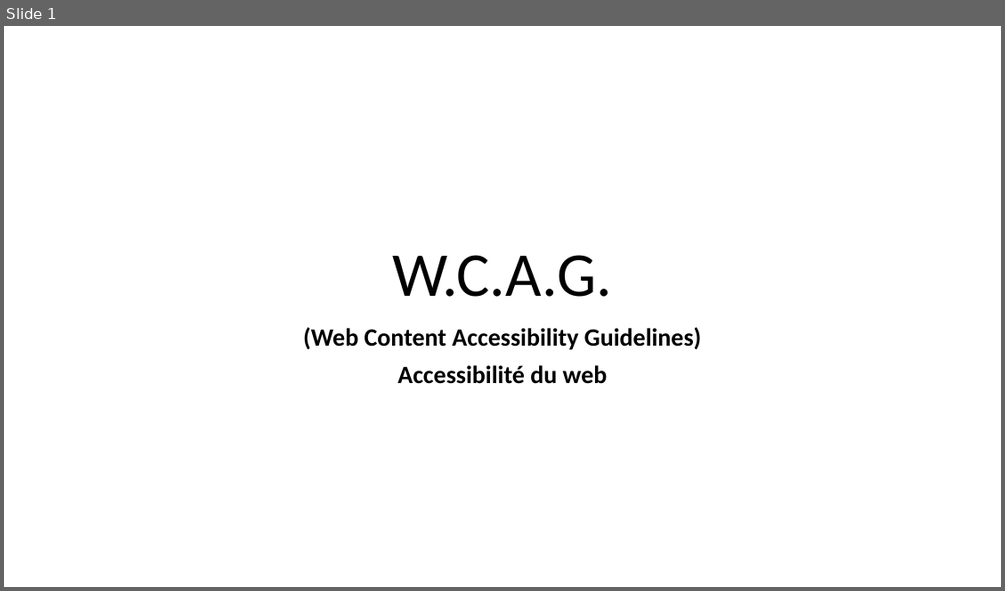
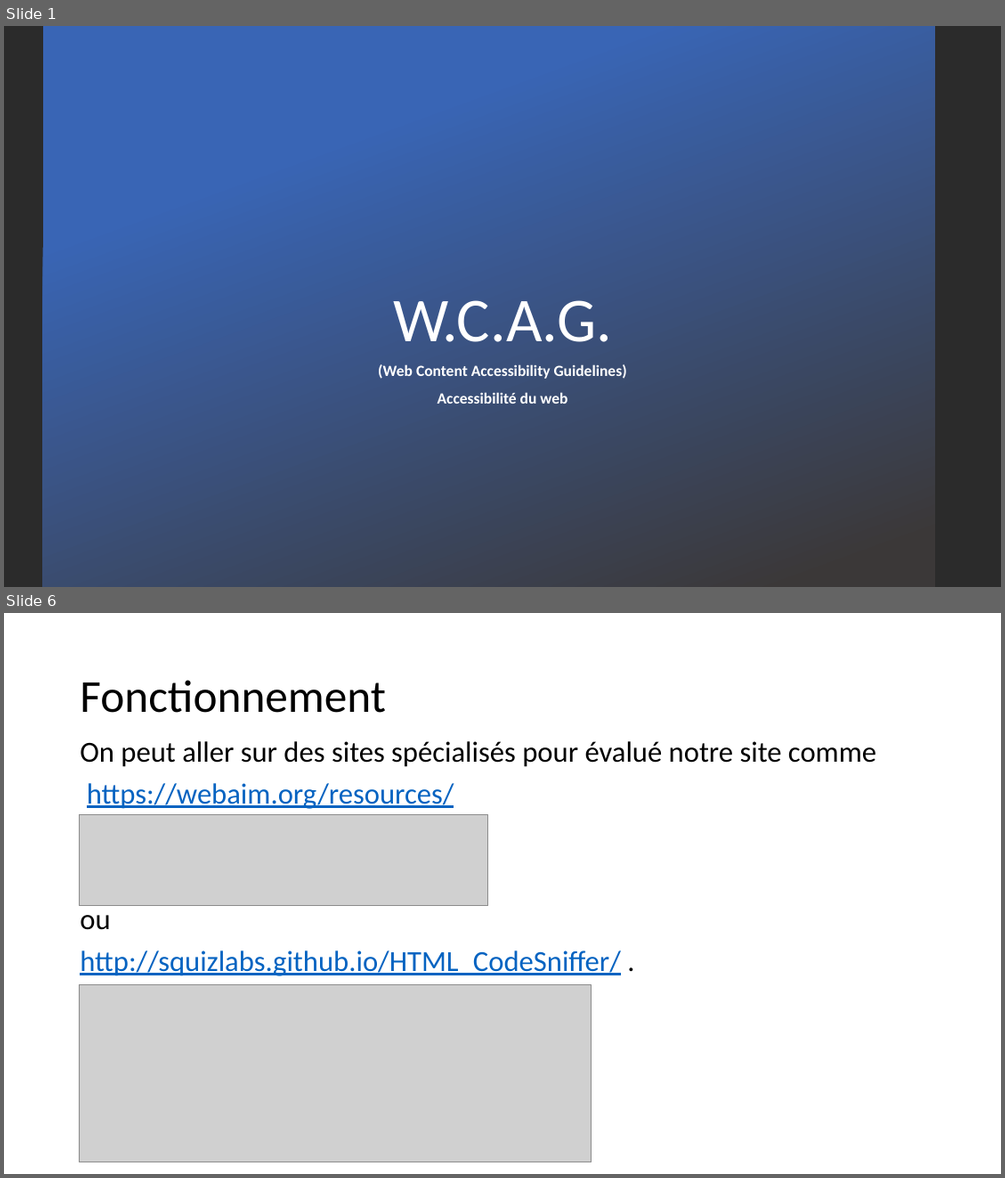
Before and after one commit to zacouse/GestionStages, a slide deck: PrésentationDéfi/WACG.pptx. Shown one above the other, each under a label of ours: slide 1 before the commit, slides 1 and 6 after it; the slides between them are not shown. The pictures are 1005x591 and 1005x1178 pixels, drawn with LibreOffice and Linux fonts; fonts in the diff are those of the drawing; grey boxes stand for pictures; background and template pictures are left out; a plain dark background stands for a picture behind light text. Boxes give left, top, right and bottom in pixels: in the first picture for what was removed or moved away, otherwise in the second. Text is boxed around its words. In the diff, an @@ line names an element or a change of style, - is before the commit and + after.

```diff
--- a/PrésentationDéfi/WACG.pptx
+++ b/PrésentationDéfi/WACG.pptx
@@ slide 6 added at [4, 613, 1001, 1174], background #FFFFFF @@
@@ title added at [80, 680, 386, 713], 44 pt, text #000000 @@
+Fonctionnement
@@ text added at [80, 741, 876, 976], 28 pt, text #0563C1, underline @@
+On peut aller sur des sites spécialisés pour évalué notre site comme
+https://webaim.org/resources/
+ou
+http://squizlabs.github.io/HTML_CodeSniffer/ .
@@ picture added at [79, 815, 488, 906] @@
@@ picture added at [79, 985, 591, 1162] @@
@@ slide 1 changed as well @@
@@ background #FFFFFF to picture (left out) @@
@@ rectangle added at [43, 26, 935, 587], fill gradient #3965B5 to #3B3838 @@
@@ title "W.C.A.G.": place and size @@
-title "W.C.A.G." at [393, 255, 612, 297]
+title "W.C.A.G." at [393, 300, 612, 342]
@@ title "W.C.A.G." at [393, 300, 612, 342]: text colour #000000 to #FFFFFF @@
@@ subtitle "(Web Content Accessibility Guidelines)": place and size @@
-subtitle "(Web Content Accessibility Guidelines)" at [303, 327, 702, 384]
+subtitle "(Web Content Accessibility Guidelines)" at [378, 364, 627, 403]
@@ subtitle "(Web Content Accessibility Guidelines)" at [378, 364, 627, 403]: size 24 to 15 pt, text colour #000000 to #FFFFFF @@
```
Also in this commit, not shown: 8 other slides added, 5 slides removed.
